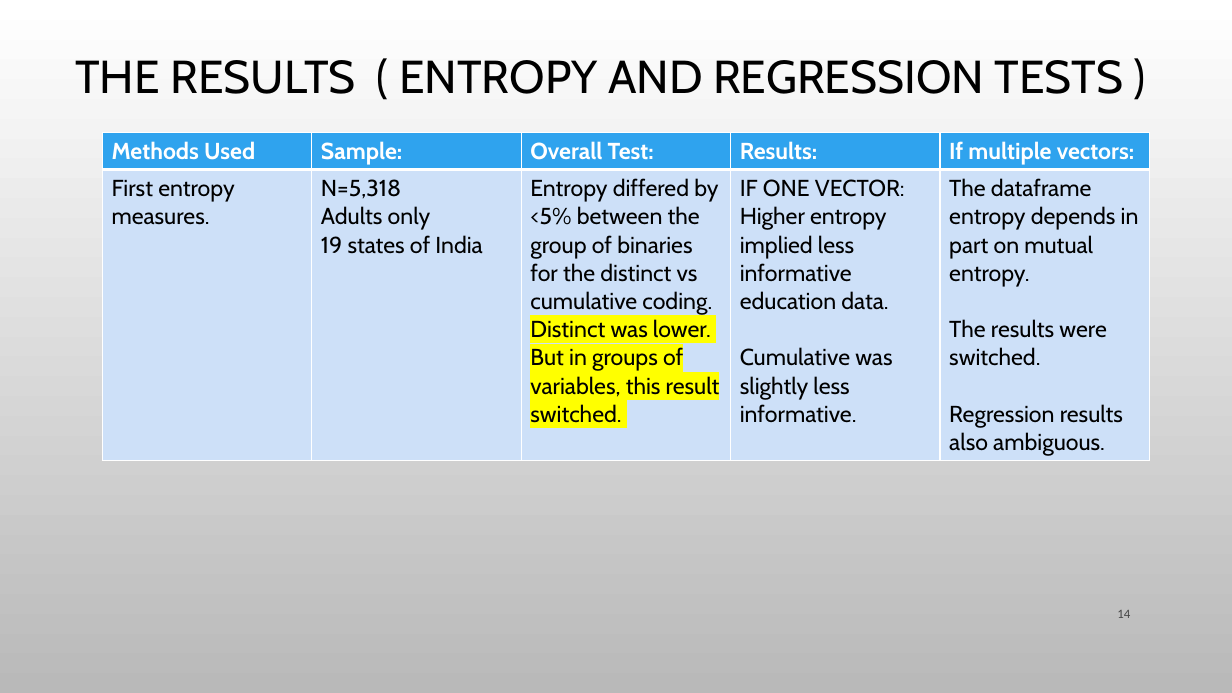
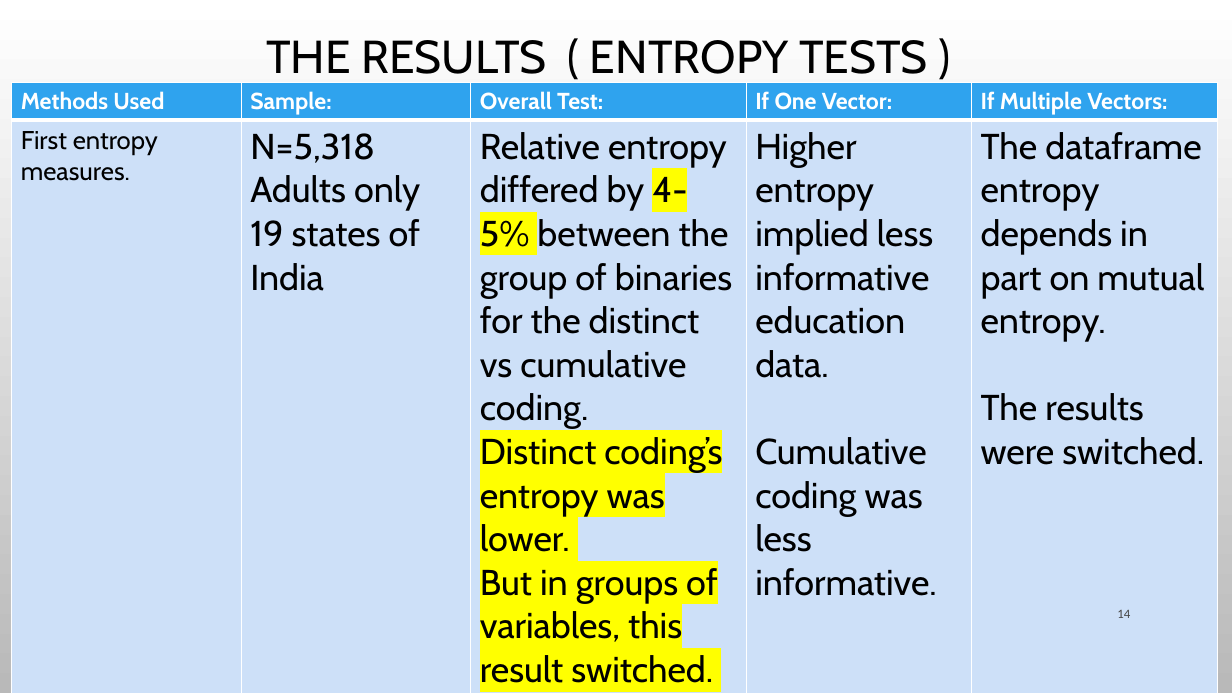
Before and after one commit to WendyOlsen/entropyOrdinalData2024, a slide deck: slide 14 of BSPSConferencePaperEntropyWendy-Olsen.pptx. Drawn at 1232x693 pixels with LibreOffice and Linux fonts; fonts in the diff are those of the drawing; background and template pictures are left out. Boxes give left, top, right and bottom in pixels: in the first picture for what was removed or moved away, otherwise in the second. Text is boxed around its words. In the diff, an @@ line names an element or a change of style, - is before the commit and + after.

```diff
--- a/BSPSConferencePaperEntropyWendy-Olsen.pptx
+++ b/BSPSConferencePaperEntropyWendy-Olsen.pptx
@@ title at (266,40,928,84): text changed @@
-THE RESULTS ( ENTROPY AND REGRESSION TESTS )
+THE RESULTS ( ENTROPY TESTS )
@@ table at (11,82,1217,689) @@
-row 1, column 4: Results:
+row 1, column 4: If One Vector:
-row 1, column 5: If multiple vectors:
+row 1, column 5: If Multiple Vectors:
-row 2: First entropy measures. | N=5,318 / Adults only / 19 states of India | Entropy differed by <5% between the group of binaries for the distinct vs cumulative coding. / Distinct was lower. / But in groups of variables, this result switched. | IF ONE VECTOR: Higher entropy implied less informative education data. / Cumulative was slightly less informative. | The dataframe entropy depends in part on mutual entropy. / The results were switched. / Regression results also ambiguous.
+row 2: First entropy measures. | N=5,318 / Adults only / 19 states of India | Relative entropy differed by 4-5% between the group of binaries for the distinct vs cumulative coding. / Distinct coding’s entropy was lower. / But in groups of variables, this result switched. | Higher entropy implied less informative education data. / Cumulative coding was less informative. | The dataframe entropy depends in part on mutual entropy. / The results were switched.
@@ size 18 to 20 pt in "First entropy measures." @@
@@ size 18 to 28 pt in "N=5,318", "Adults only", "19 states of India" @@
@@ table: place and size @@
-table at (103,132,1152,460)
+table at (11,82,1217,689)
```
Also in this commit, not shown: 5 other slides changed, 1 slide added, 11 other files.
